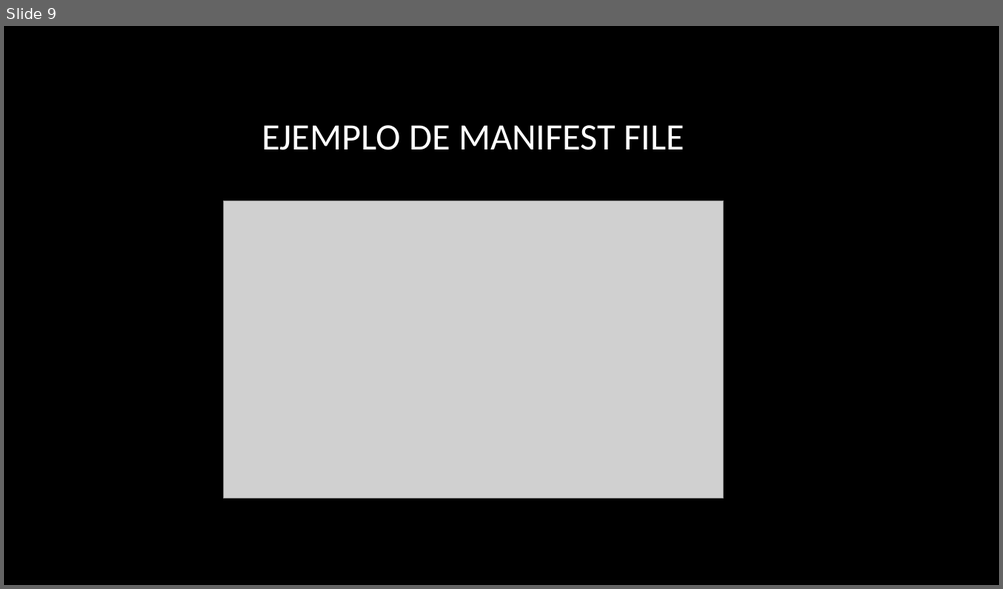
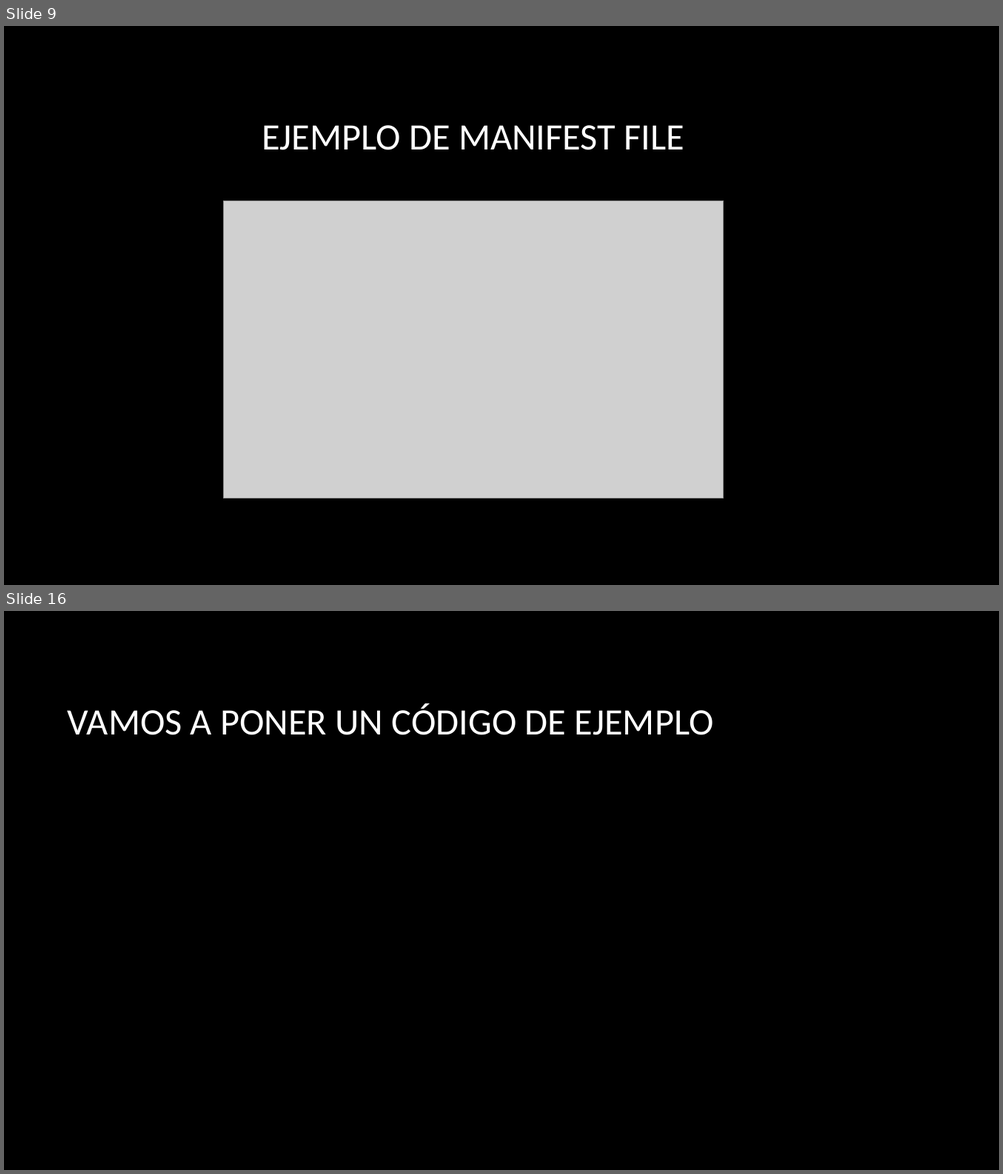
Before and after one commit to serdpa08/trabajoCaches, a slide deck: Trabajo almacenamiento cliente.pptx. Shown one above the other, each under a label of ours: slide 9 before the commit, slides 9 and 16 after it; the slides between them are not shown. The pictures are 1003x589 and 1003x1174 pixels, drawn with LibreOffice and Linux fonts; fonts in the diff are those of the drawing; grey boxes stand for pictures; background and template pictures are left out. Boxes give left, top, right and bottom in pixels: in the first picture for what was removed or moved away, otherwise in the second. Text is boxed around its words. In the diff, an @@ line names an element or a change of style, - is before the commit and + after.

```diff
--- a/Trabajo almacenamiento cliente.pptx
+++ b/Trabajo almacenamiento cliente.pptx
@@ slide 16 added at (x1=4, y1=611, x2=999, y2=1170), background picture (left out) @@
@@ title added at (x1=68, y1=704, x2=714, y2=735), 36 pt, text #FFFFFF @@
+VAMOS A PONER UN CÓDIGO DE EJEMPLO
```
Also in this commit, not shown: 1 slide changed, 5 other slides added, 1 other file.
